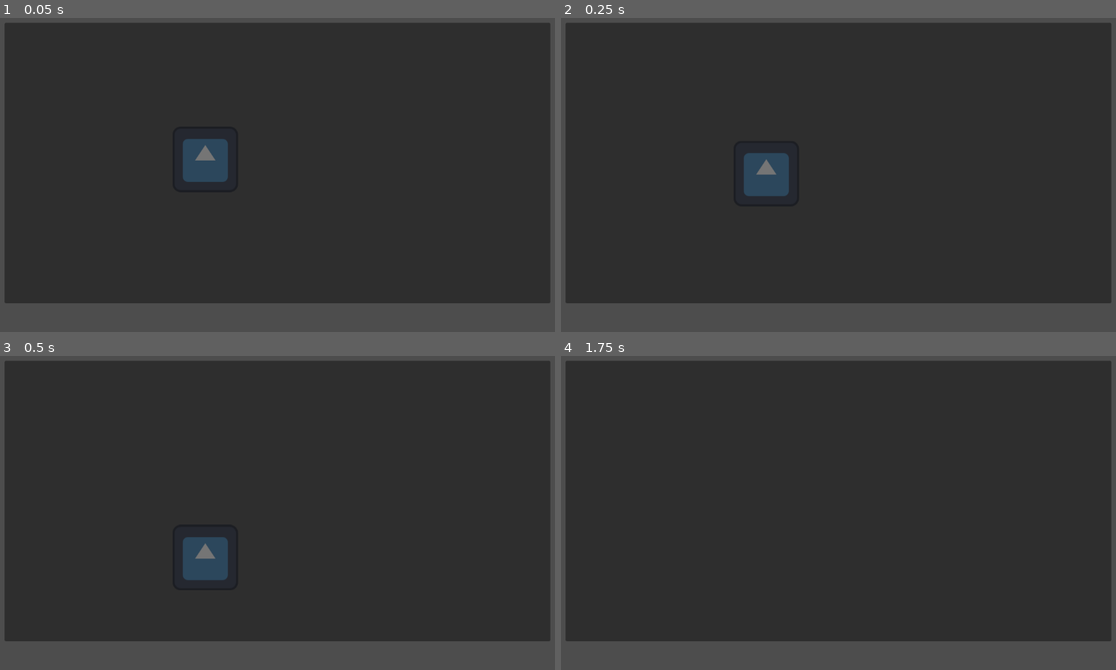
Above: before the commit, frames 1-4 (two rows, left to right).
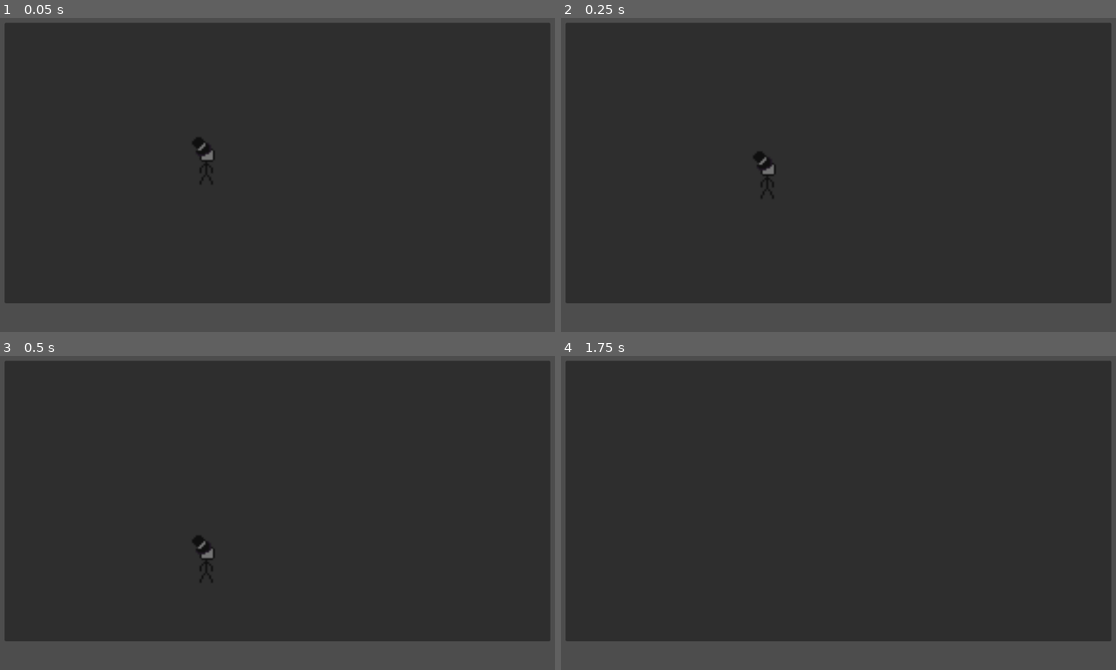
Above: after the commit, the same moments.

Repository: Tigeagle2/Team_one_game
Game: Godot game, scene res://Scenes/main_scene.tscn
Two runs of this game, one before a commit and one after it. Both use one fixed random seed, a clock stepped at 60 frames per second and the inputs below. The engine's default icon, where the game draws it, is replaced by a stand-in: a white triangle on a blue panel in a dark square.
Inputs (mouse positions are in pixels of both pictures, inside the frame that each line leads up to):
- Up to frame 1 (0.05 s): no input
- Up to frame 2 (0.25 s): no input
- Up to frame 3 (0.5 s): no input
- Up to frame 4 (1.75 s): click (660, 500) at 0.5 s; click (832, 497) at 1.25 s

The runs differ from the first frame. In frame 1, 1.1% of the frame differs, in the area x 32-42%, y 38-53%; in frame 2, 1.1%; in frame 3, 1.1%; in frame 4, nothing differs.
Error in both runs: Invalid call. Nonexistent function 'has_method' in base 'Nil'. (res://Scripts/player.gd:54)

Commit message:
added Sprite2D to player

Diff:
--- a/Scenes/player.tscn
+++ b/Scenes/player.tscn
@@ -1,8 +1,86 @@
-[gd_scene load_steps=5 format=3 uid="uid://bk0lopc1kowlp"]
+[gd_scene load_steps=16 format=3 uid="uid://bk0lopc1kowlp"]
 
 [ext_resource type="Script" uid="uid://crl6a07rhre34" path="res://Scripts/player.gd" id="1_v0iea"]
 [ext_resource type="PackedScene" uid="uid://bdvohluudbabh" path="res://Scenes/main_ui.tscn" id="2_cvnsp"]
-[ext_resource type="Texture2D" uid="uid://j12yvdv74ux3" path="res://Assets/Sprites/icon.svg" id="3_6t5aa"]
+[ext_resource type="Texture2D" uid="uid://c3erynnl83t5s" path="res://Assets/Sprites/Cereal_Hunter.png" id="3_6t5aa"]
+
+[sub_resource type="AtlasTexture" id="AtlasTexture_6t5aa"]
+atlas = ExtResource("3_6t5aa")
+region = Rect2(0, 0, 30, 32)
+
+[sub_resource type="AtlasTexture" id="AtlasTexture_vgqql"]
+atlas = ExtResource("3_6t5aa")
+region = Rect2(30, 0, 30, 32)
+
+[sub_resource type="AtlasTexture" id="AtlasTexture_fkybt"]
+atlas = ExtResource("3_6t5aa")
+region = Rect2(60, 0, 30, 32)
+
+[sub_resource type="AtlasTexture" id="AtlasTexture_x3wgy"]
+atlas = ExtResource("3_6t5aa")
+region = Rect2(0, 32, 30, 32)
+
+[sub_resource type="AtlasTexture" id="AtlasTexture_3smsa"]
+atlas = ExtResource("3_6t5aa")
+region = Rect2(30, 32, 30, 32)
+
+[sub_resource type="AtlasTexture" id="AtlasTexture_8erm5"]
+atlas = ExtResource("3_6t5aa")
+region = Rect2(60, 32, 30, 32)
+
+[sub_resource type="AtlasTexture" id="AtlasTexture_f1ek2"]
+atlas = ExtResource("3_6t5aa")
+region = Rect2(0, 64, 30, 32)
+
+[sub_resource type="AtlasTexture" id="AtlasTexture_tx1dd"]
+atlas = ExtResource("3_6t5aa")
+region = Rect2(30, 64, 30, 32)
+
+[sub_resource type="AtlasTexture" id="AtlasTexture_gymyn"]
+atlas = ExtResource("3_6t5aa")
+region = Rect2(60, 64, 30, 32)
+
+[sub_resource type="AtlasTexture" id="AtlasTexture_pu2lt"]
+atlas = ExtResource("3_6t5aa")
+region = Rect2(0, 96, 30, 32)
+
+[sub_resource type="SpriteFrames" id="SpriteFrames_7dp3o"]
+animations = [{
+"frames": [{
+"duration": 1.0,
+"texture": SubResource("AtlasTexture_6t5aa")
+}, {
+"duration": 1.0,
+"texture": SubResource("AtlasTexture_vgqql")
+}, {
+"duration": 1.0,
+"texture": SubResource("AtlasTexture_fkybt")
+}, {
+"duration": 1.0,
+"texture": SubResource("AtlasTexture_x3wgy")
+}, {
+"duration": 1.0,
+"texture": SubResource("AtlasTexture_3smsa")
+}, {
+"duration": 1.0,
+"texture": SubResource("AtlasTexture_8erm5")
+}, {
+"duration": 1.0,
+"texture": SubResource("AtlasTexture_f1ek2")
+}, {
+"duration": 1.0,
+"texture": SubResource("AtlasTexture_tx1dd")
+}, {
+"duration": 1.0,
+"texture": SubResource("AtlasTexture_gymyn")
+}, {
+"duration": 1.0,
+"texture": SubResource("AtlasTexture_pu2lt")
+}],
+"loop": true,
+"name": &"Runnning",
+"speed": 10.0
+}]
 
 [sub_resource type="RectangleShape2D" id="RectangleShape2D_vgqql"]
 size = Vector2(128, 130)
@@ -13,8 +91,12 @@
 
 [node name="main_ui" parent="." instance=ExtResource("2_cvnsp")]
 
-[node name="Sprite2D" type="Sprite2D" parent="."]
-texture = ExtResource("3_6t5aa")
+[node name="AnimatedSprite2D" type="AnimatedSprite2D" parent="."]
+position = Vector2(7.4999967, 4.799996)
+scale = Vector2(3.7, 3.7000003)
+sprite_frames = SubResource("SpriteFrames_7dp3o")
+animation = &"Runnning"
+frame_progress = 0.73106664
 
 [node name="CollisionShape2D" type="CollisionShape2D" parent="."]
 shape = SubResource("RectangleShape2D_vgqql")
Not shown: 1 places in Scenes/background.tscn that only renumber resources
